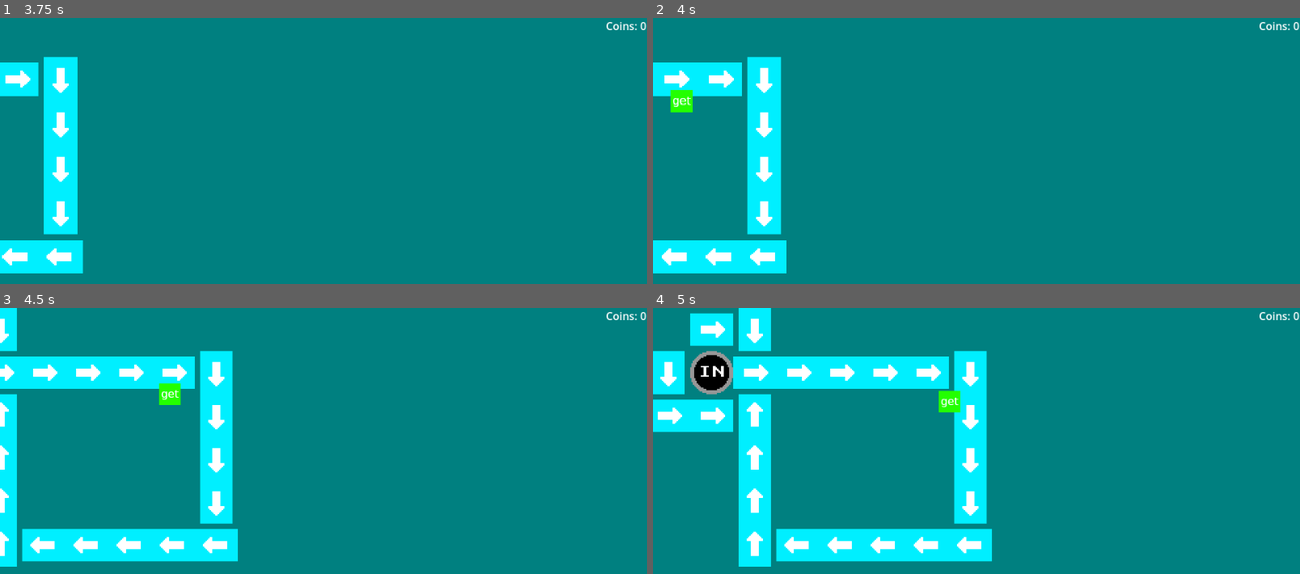
Above: before the commit, frames 1-4 (two rows, left to right).
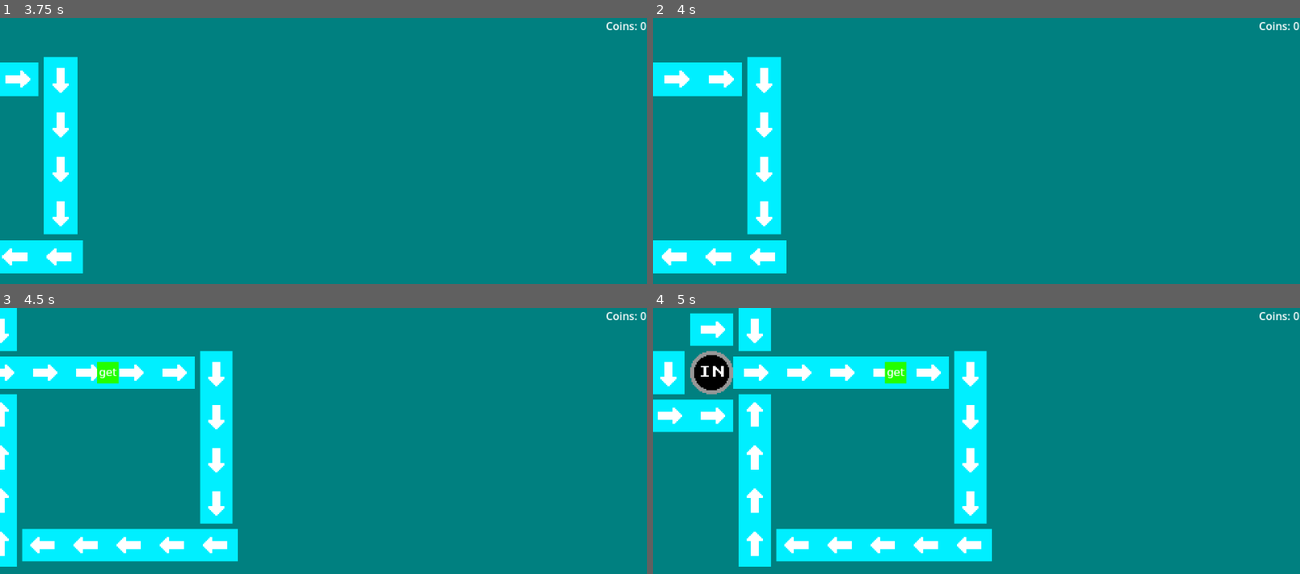
Above: after the commit, the same moments.

Repository: Birb-Games/gmtk-game-jam-2024
Game: Godot game, scene res://scenes/Root.tscn
The game is run twice, just before and just after one commit, with the same random seed, the same clock (stepped at 60 frames per second) and the same inputs.
Inputs (mouse positions are in pixels of both pictures, inside the frame that each line leads up to):
- Up to frame 1 (3.75 s): tap Enter at 0.5 s; move the mouse to (465, 182) at 0.52 s; hold D (right) 0.53-1.28 s; hold Mouse wheel up (zoom_in) 0.53-1.28 s; move the mouse to (194, 217) at 1.27 s; hold S (down) 1.28-2.03 s; tap Mouse wheel down (zoom_out) at 1.35, 2.85 s; move the mouse to (388, 119) at 2.02 s; hold D (right) 2.03-2.78 s; hold Mouse wheel up (zoom_in) 2.03-2.78 s; move the mouse to (291, 273) at 2.77 s; hold W (up) 2.78-3.53 s; move the mouse to (517, 254) at 3.52 s; hold A (left) from 3.53 s (still down); hold Mouse wheel up (zoom_in) from 3.53 s (still down)
- Up to frame 2 (4 s): keep holding A (left); keep holding Mouse wheel up (zoom_in)
- Up to frame 3 (4.5 s): keep holding A (left); move the mouse to (129, 435) at 4.27 s; release Mouse wheel up (zoom_in) at 4.28 s; tap Mouse wheel down (zoom_out) at 4.35 s
- Up to frame 4 (5 s): keep holding A (left)

Frame 1 is identical in both runs. In frame 2, 0.3% of the frame differs, in the area x 2-7%, y 27-36%; in frame 3, 0.6%, in the area x 15-28%, y 20-37%; in frame 4, 0.6%.

Commit message:
made moveable items stick to the center of tiles

Diff:
--- a/scripts/moveable_item.gd
+++ b/scripts/moveable_item.gd
@@ -3,7 +3,7 @@
 @onready var tile_map: TileMapLayer = $/root/Root/TileMapLayer
 var current_tile_data: TileData
 var current_tile: Vector2i
-@onready var item = get_parent()
+@onready var item: Node2D = get_parent()
 var new_tile: bool = true
 
 const speed = 50
@@ -13,8 +13,8 @@
 	pass
 
 func _process(delta: float) -> void:
-	new_tile = current_tile != tile_map.local_to_map(tile_map.to_local(item.global_position))
 	current_tile = tile_map.local_to_map(tile_map.to_local(item.global_position))
+	new_tile = item.global_position.round() == tile_map.to_global(tile_map.map_to_local(current_tile))
 
 	if (new_tile):
 		current_tile_data = tile_map.get_cell_tile_data(current_tile)
